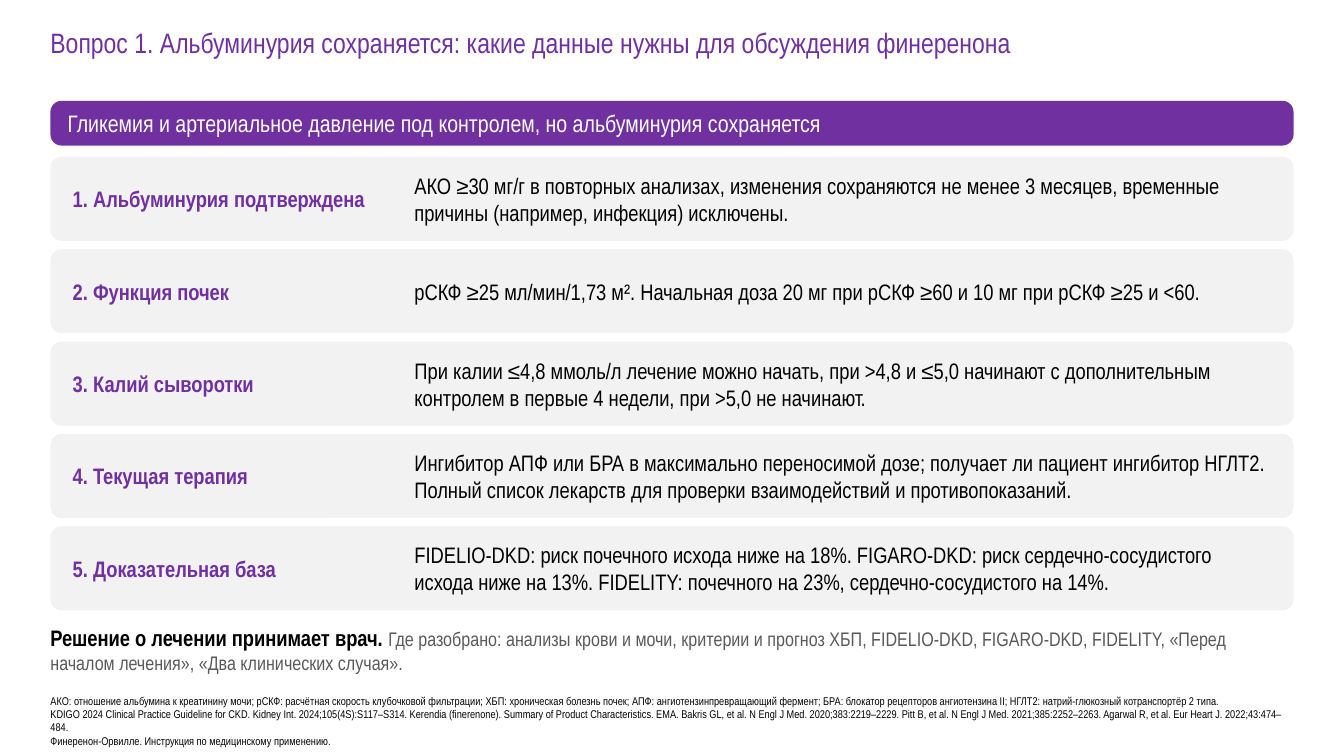
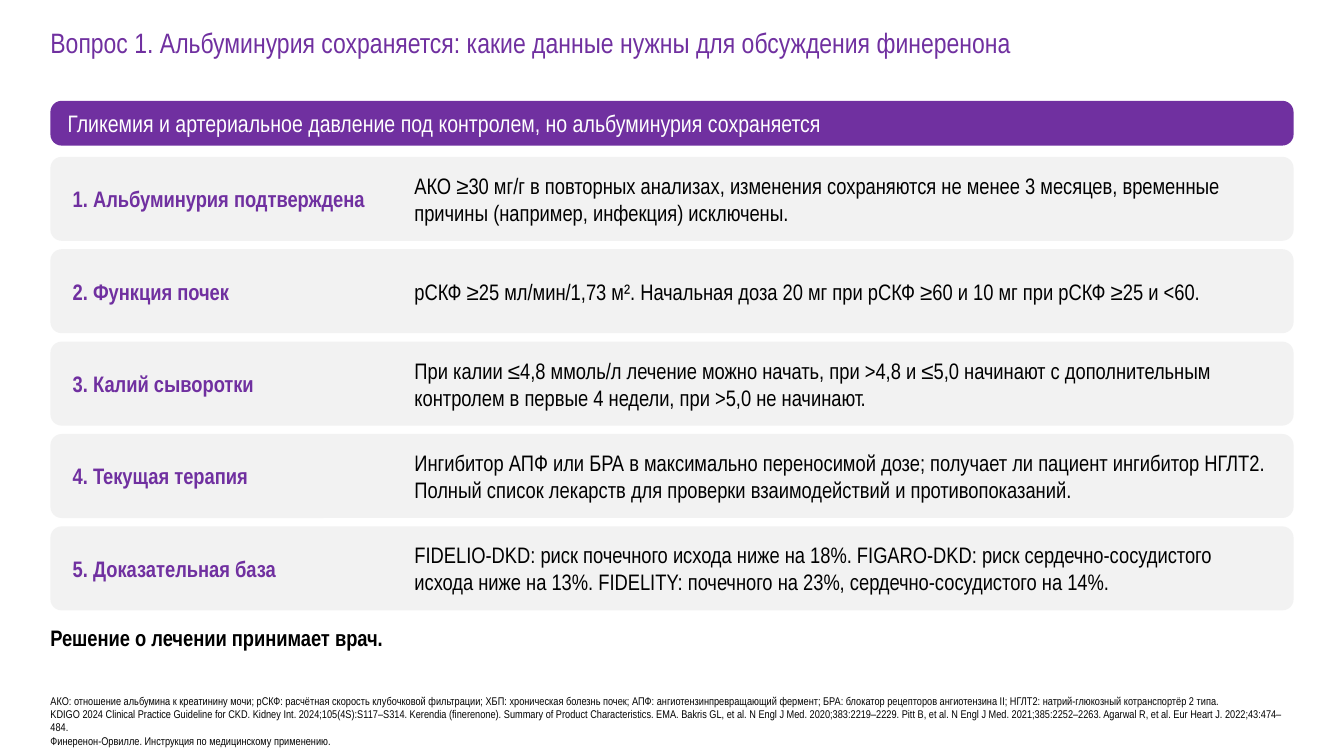
Before and after one commit to drabdulbosit1-eng/my-test-cloud, a slide deck: slide 38 of finerenone/Finerenone_Levin_reviewed.pptx. Drawn at 1344x756 pixels with LibreOffice and Linux fonts; fonts in the diff are those of the drawing. Boxes give left, top, right and bottom in pixels: in the first picture for what was removed or moved away, otherwise in the second. Text is boxed around its words. In the diff, an @@ line names an element or a change of style, - is before the commit and + after.

```diff
--- a/finerenone/Finerenone_Levin_reviewed.pptx
+++ b/finerenone/Finerenone_Levin_reviewed.pptx
@@ text at box(50, 630, 383, 651): text changed; size 14 to 16 pt; text colour #595959 to #000000; bold on @@
-Решение о лечении принимает врач. Где разобрано: анализы крови и мочи, критерии и прогноз ХБП, FIDELIO-DKD, FIGARO-DKD, FIDELITY, «Перед началом лечения», «Два клинических случая».
+Решение о лечении принимает врач.
```
Also in this commit, not shown: 24 other slides changed, 1 other file.
